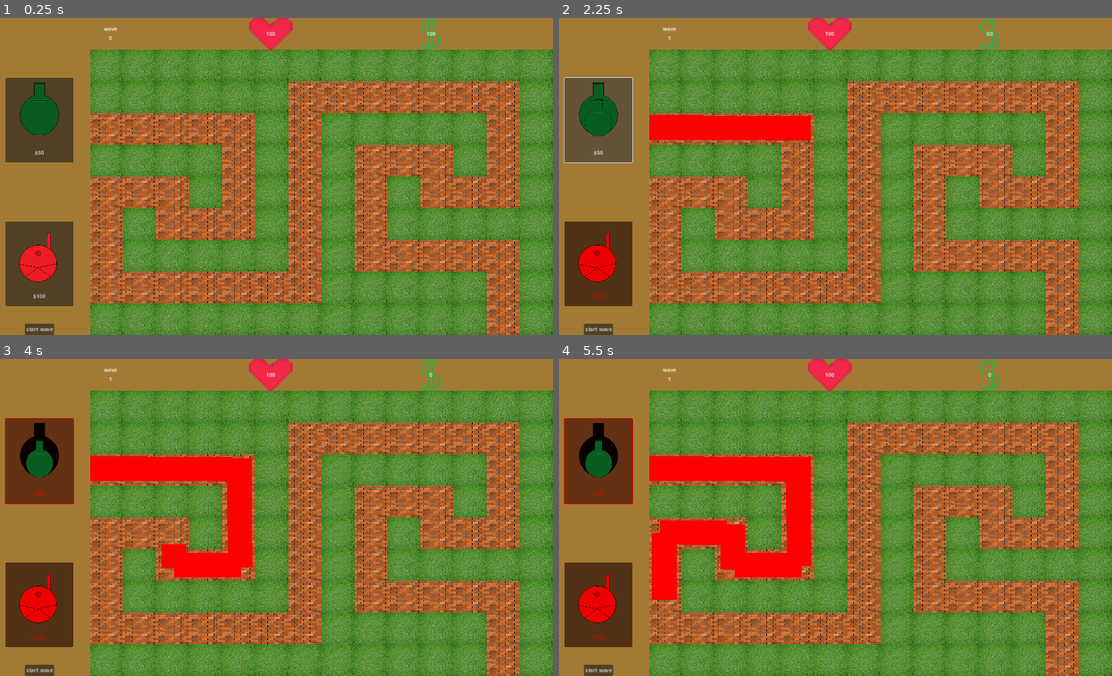
Above: before the commit, frames 1-4 (two rows, left to right).
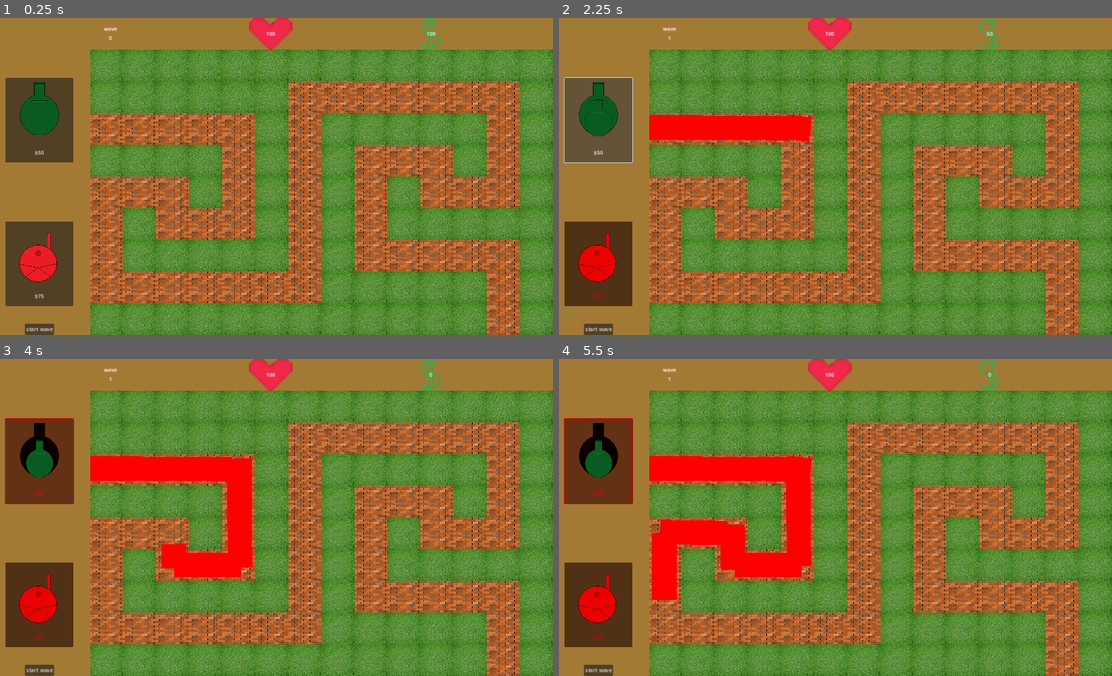
Above: after the commit, the same moments.

Repository: real-chicken-master/square-tower-defense-godot-
Game: Godot game, scene res://maps/grassMap.tscn
Same seed, same stepped clock (60 frames per second), same inputs: the game is played once before the commit and once after it.
Inputs:
- Up to frame 1 (0.25 s): no input
- Up to frame 2 (2.25 s): click "start wave" at 0.5 s; click "start wave" at 1.25 s; click "$50" at 2 s
- Up to frame 3 (4 s): click "$100" (after the commit: "$75") at 2.75 s; click "$50" at 3.5 s
- Up to frame 4 (5.5 s): click "$100" (after the commit: "$75") at 4.25 s; click "$50" at 5 s

The runs differ from the first frame. In frame 1, less than 0.1% of the frame differs, in the area x 5-9%, y 87-89%; in frame 2, less than 0.1%; in frame 3, less than 0.1%; in frame 4, less than 0.1%, in the area x 5-46%, y 30-89%.

Commit message:
added wave 4 and green ballons

Diff:
--- a/UI/ui.gd
+++ b/UI/ui.gd
@@ -20,7 +20,11 @@
 
 const discShooterPrice = 50
 
-const sniperPrice = 100
+const sniperPrice = 75
+
+func _ready():
+	$"sidebar (towers)/VBoxContainer/discShooter".text = "$"+str(discShooterPrice)
+	$"sidebar (towers)/VBoxContainer/sniper".text = "$"+str(sniperPrice)
 
 func _on_disc_shooter_button_down():
 	if(money >= discShooterPrice):
--- a/maps/grassMap.gd
+++ b/maps/grassMap.gd
@@ -55,6 +55,10 @@
 		var square = Square_scene.instantiate() as PathFollow2D
 		square.health = 3
 		$SquarePath/path2d.add_child(square)
+	if(type == "green"):
+		var square = Square_scene.instantiate() as PathFollow2D
+		square.health = 6
+		$SquarePath/path2d.add_child(square)
 
 func _on_disc_shooter_shoot_disc(pos, direction,damage):
 	var disc = disc_scene.instantiate() as Area2D
@@ -68,6 +72,8 @@
 	for num in 50:
 		createSquare("red")
 		await get_tree().create_timer(0.2).timeout
+	await $SquarePath/path2d.get_child_count()==1
+	Globals.waveInProgress = false
 
 func wave2():
 	for num in 20:
@@ -76,6 +82,8 @@
 	for num in 20:
 		createSquare("blue")
 		await get_tree().create_timer(0.2).timeout
+	await $SquarePath/path2d.get_child_count()==1
+	Globals.waveInProgress = false
 
 func wave3():
 	for num in 10:
@@ -87,6 +95,15 @@
 	for num in 20:
 		createSquare("yellow")
 		await get_tree().create_timer(0.2).timeout
+	await $SquarePath/path2d.get_child_count()==1
+	Globals.waveInProgress = false
+
+func wave4():
+	for num in 10:
+		createSquare("green")
+		await get_tree().create_timer(0.3).timeout
+	await $SquarePath/path2d.get_child_count()==1
+	Globals.waveInProgress = false
 
 func _on_ui_start_next_wave(waveNumber):
 	if(waveNumber == 1):
@@ -95,8 +112,5 @@
 		wave2()
 	if(waveNumber == 3):
 		wave3()
-
-
-func _on_path_2d_child_exiting_tree(_node):
-	if ($SquarePath/path2d.get_child_count()==1):
-		Globals.waveInProgress = false
+	if(waveNumber == 4):
+		wave4()
--- a/squares (enemies)/squareBase.gd
+++ b/squares (enemies)/squareBase.gd
@@ -34,3 +34,6 @@
 	if(health == 3):
 		$CharacterBody2D.modulate = Color(255,255,0,255)
 		speed = 500
+	if(health >= 4 && health <= 6):
+		$CharacterBody2D.modulate = Color(0,255,0,255)
+		speed = 500
--- a/squares (enemies)/squareBase.tscn
+++ b/squares (enemies)/squareBase.tscn
@@ -7,7 +7,6 @@
 size = Vector2(50, 50)
 
 [node name="PathFollow2D" type="PathFollow2D"]
-rotates = false
 loop = false
 script = ExtResource("1_0vmld")
 
--- a/towers/tower place/sniperPlace.tscn
+++ b/towers/tower place/sniperPlace.tscn
@@ -7,6 +7,7 @@
 radius = 56.264
 
 [node name="Sniper" type="Sprite2D"]
+scale = Vector2(0.8, 0.8)
 texture = ExtResource("1_b73cq")
 script = ExtResource("2_bixsi")
 
